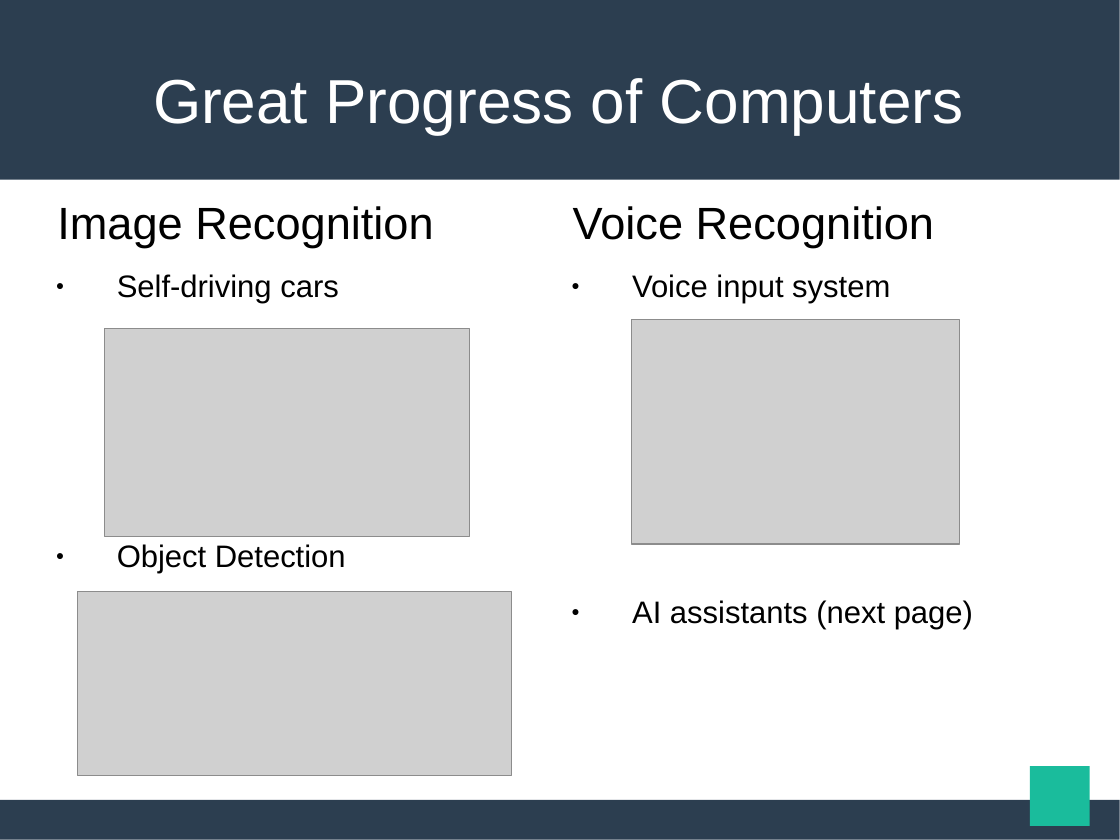
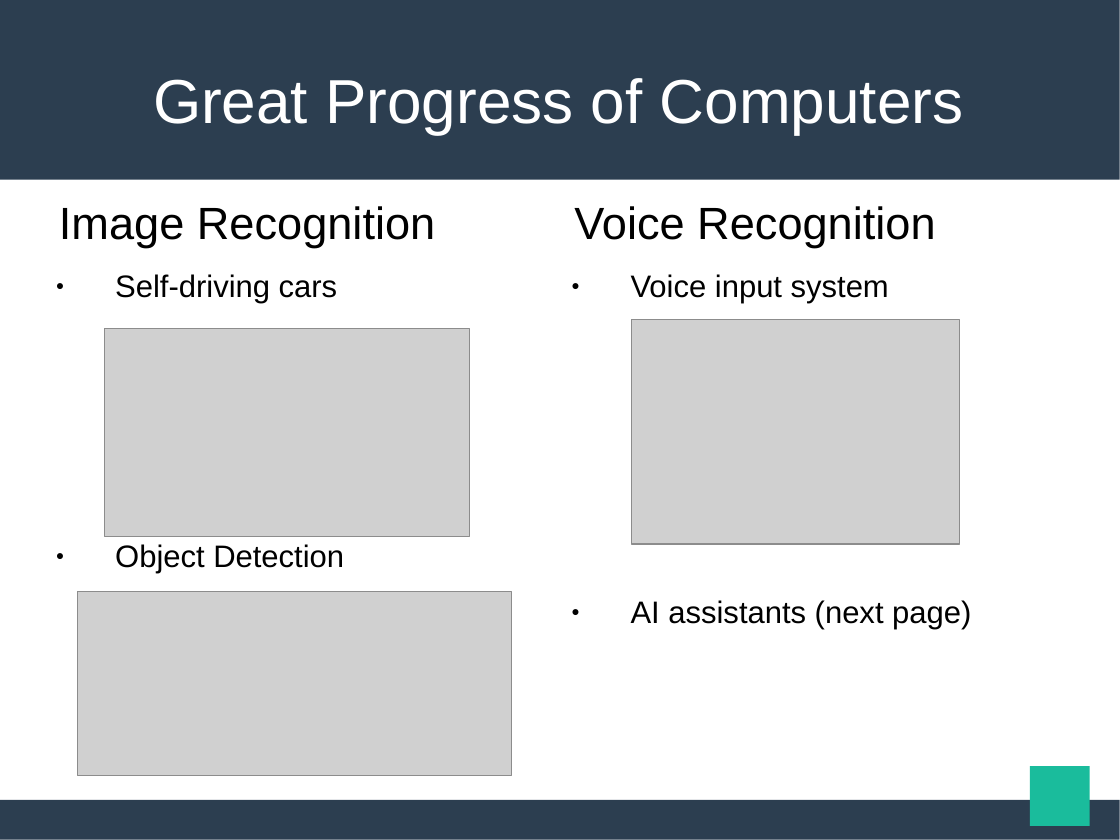
Before and after one commit to maekawatoshiki/neural-machine-translation-demo, a slide deck: slide 4 of NY_slide.ppt. Drawn at 1120x840 pixels with LibreOffice and Linux fonts; fonts in the diff are those of the drawing; grey boxes stand for pictures. Boxes give left, top, right and bottom in pixels: in the first picture for what was removed or moved away, otherwise in the second. Text is boxed around its words. In the diff, an @@ line names an element or a change of style, - is before the commit and + after.

```diff
--- a/NY_slide.ppt
+++ b/NY_slide.ppt
@@ text "Image Recognition" at (x1=59, y1=206, x2=435, y2=573): indent changed @@
@@ text "Voice Recognition" at (x1=574, y1=206, x2=971, y2=629): indent changed @@
```
Also in this commit, not shown: 20 other slides changed, 2 other files.
